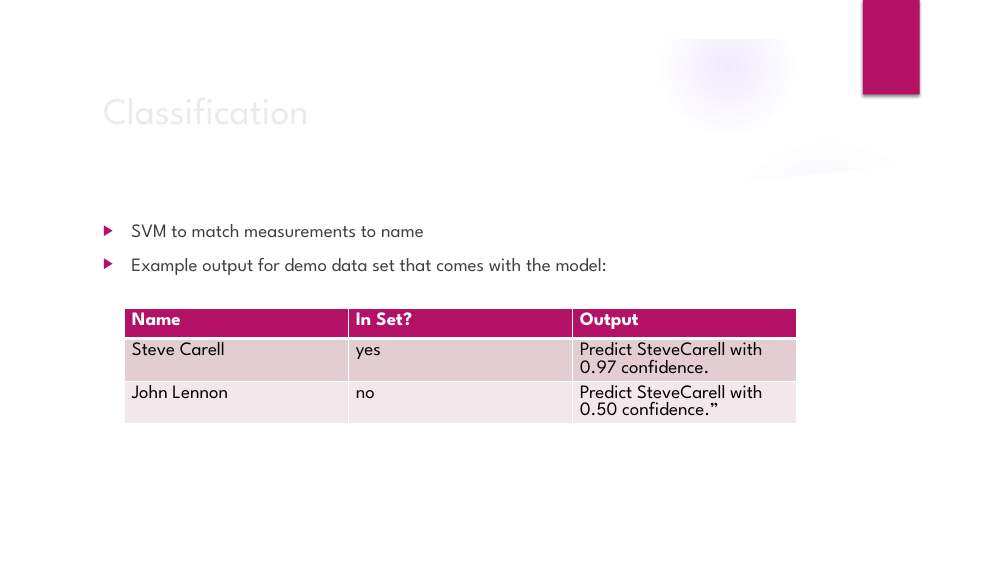
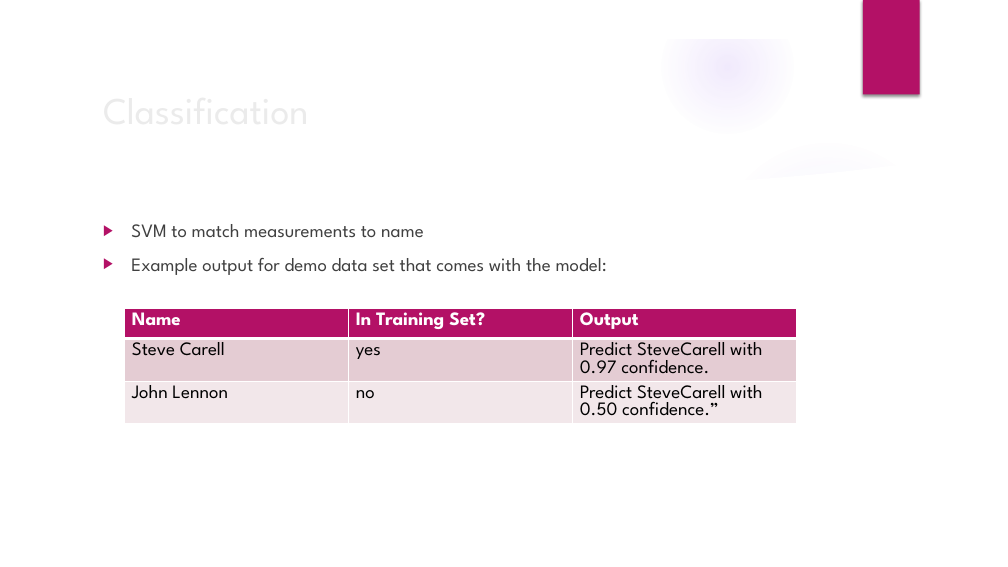
Before and after one commit to erstrong/BigDataSystemsandIntelligenceAnalytics, a slide deck: slide 7 of AdversarialFaceRecognition/ProgressReport.pptx. Drawn at 1008x567 pixels with LibreOffice and Linux fonts; fonts in the diff are those of the drawing; background and template pictures are left out. Boxes give left, top, right and bottom in pixels: in the first picture for what was removed or moved away, otherwise in the second. Text is boxed around its words. In the diff, an @@ line names an element or a change of style, - is before the commit and + after.

```diff
--- a/AdversarialFaceRecognition/ProgressReport.pptx
+++ b/AdversarialFaceRecognition/ProgressReport.pptx
@@ table at bbox=[124, 309, 796, 445] @@
-row 1, column 2: In Set?
+row 1, column 2: In Training Set?
```
Also in this commit, not shown: 9 other slides changed, 2 slides added, 1 slide removed, 35 other files.
